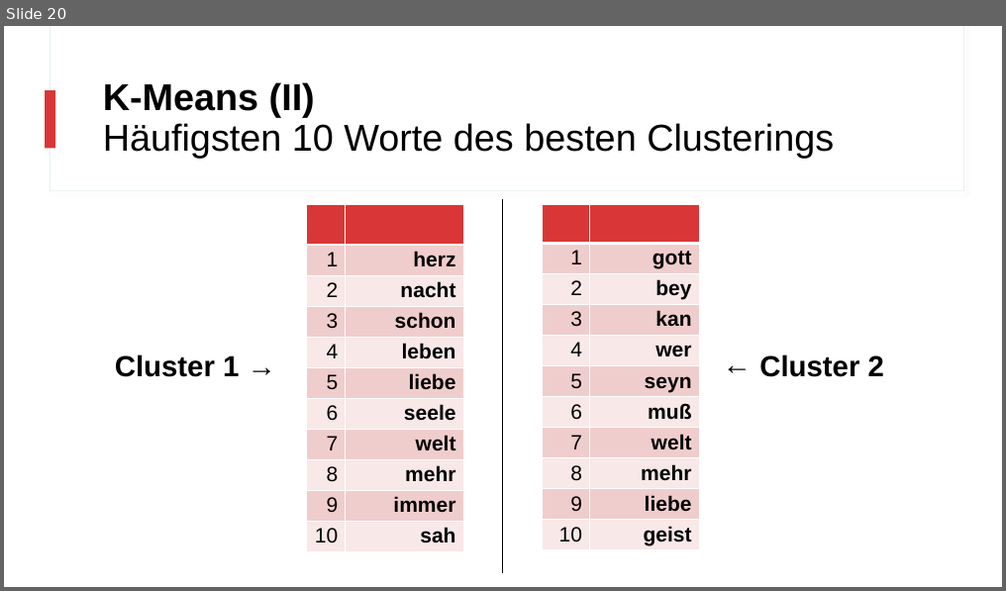
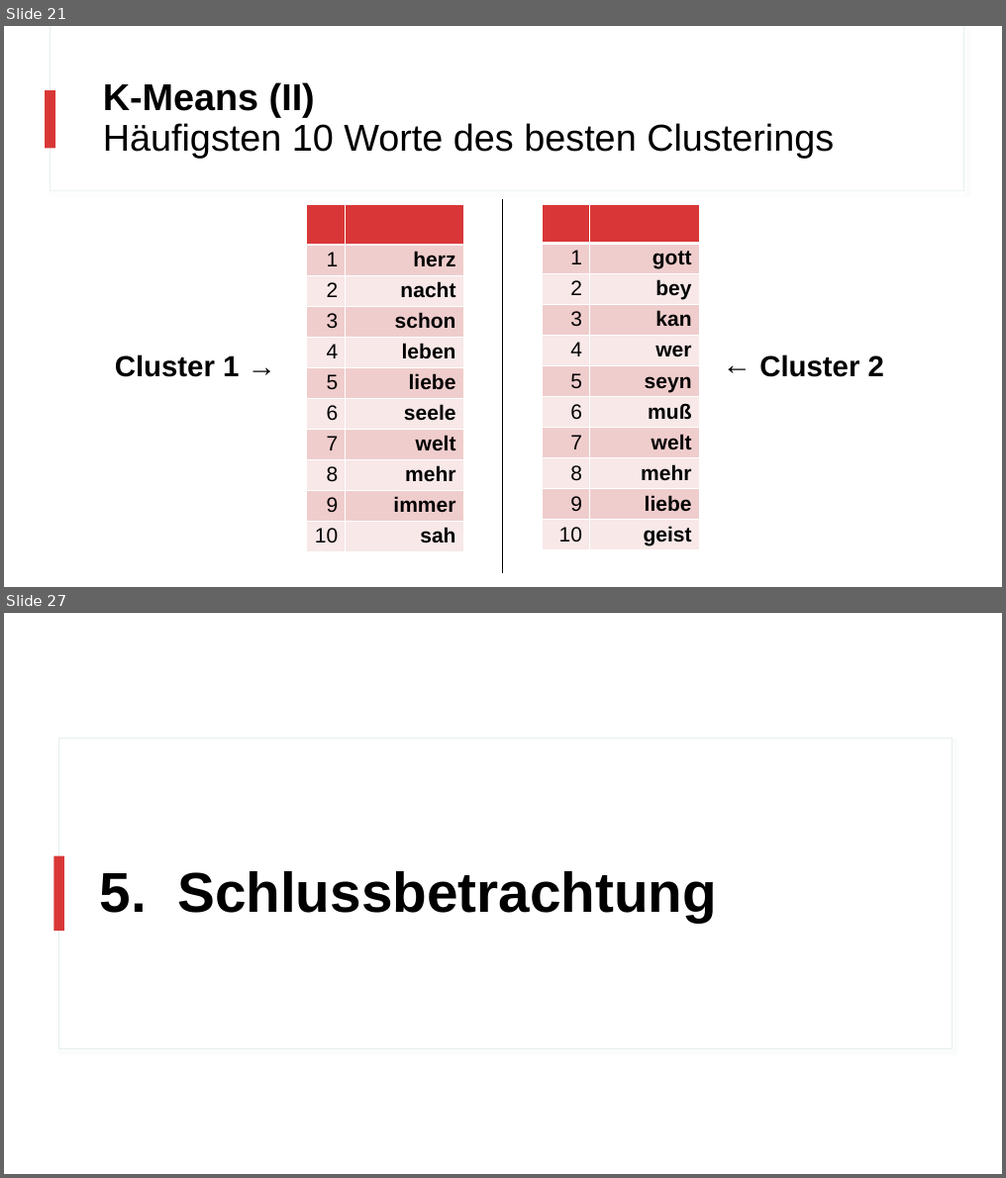
Before and after one commit to realjanpaulus/clusterpoems, a slide deck: literature & presentation/clustering_presentation.pptx. Shown one above the other, each under a label of ours: slide 20 before the commit, slides 21 and 27 after it; the slides between them are not shown. The pictures are 1006x591 and 1006x1178 pixels, drawn with LibreOffice and Linux fonts; fonts in the diff are those of the drawing. Boxes give left, top, right and bottom in pixels: in the first picture for what was removed or moved away, otherwise in the second. Text is boxed around its words. In the diff, an @@ line names an element or a change of style, - is before the commit and + after.

```diff
--- a/literature & presentation/clustering_presentation.pptx
+++ b/literature & presentation/clustering_presentation.pptx
@@ slide 27 added at (x1=4, y1=613, x2=1002, y2=1174), background #FFFFFF @@
@@ rectangle added at (x1=58, y1=739, x2=952, y2=1050), fill #FFFFFF, outline #E5EEF0 1 pt @@
@@ rectangle added at (x1=54, y1=857, x2=64, y2=931), fill #D93737 @@
@@ title added at (x1=100, y1=871, x2=717, y2=922), 54 pt, text #000000, bold @@
+5. Schlussbetrachtung
@@ what was slide 20 is now slide 21 @@
```
Also in this commit, not shown: 7 slides changed, 4 other slides added, 3 slides removed, 24 other files.
